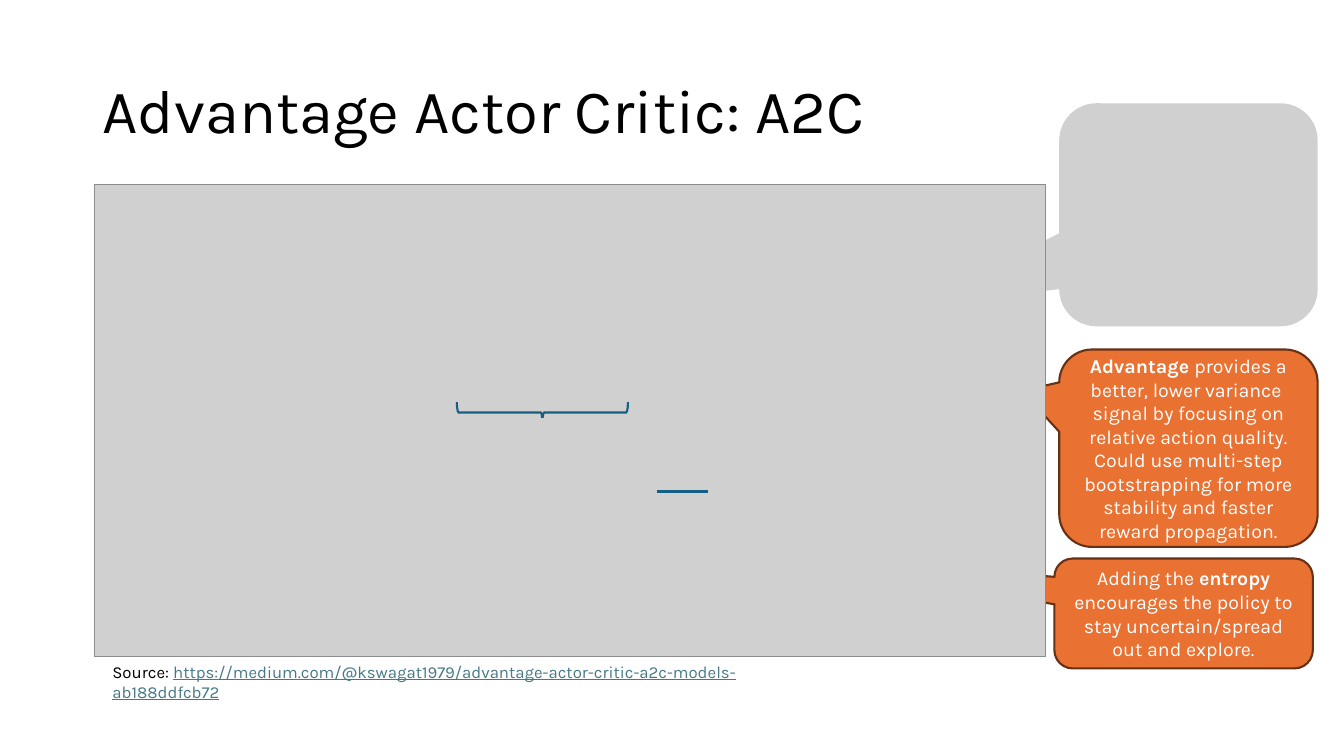
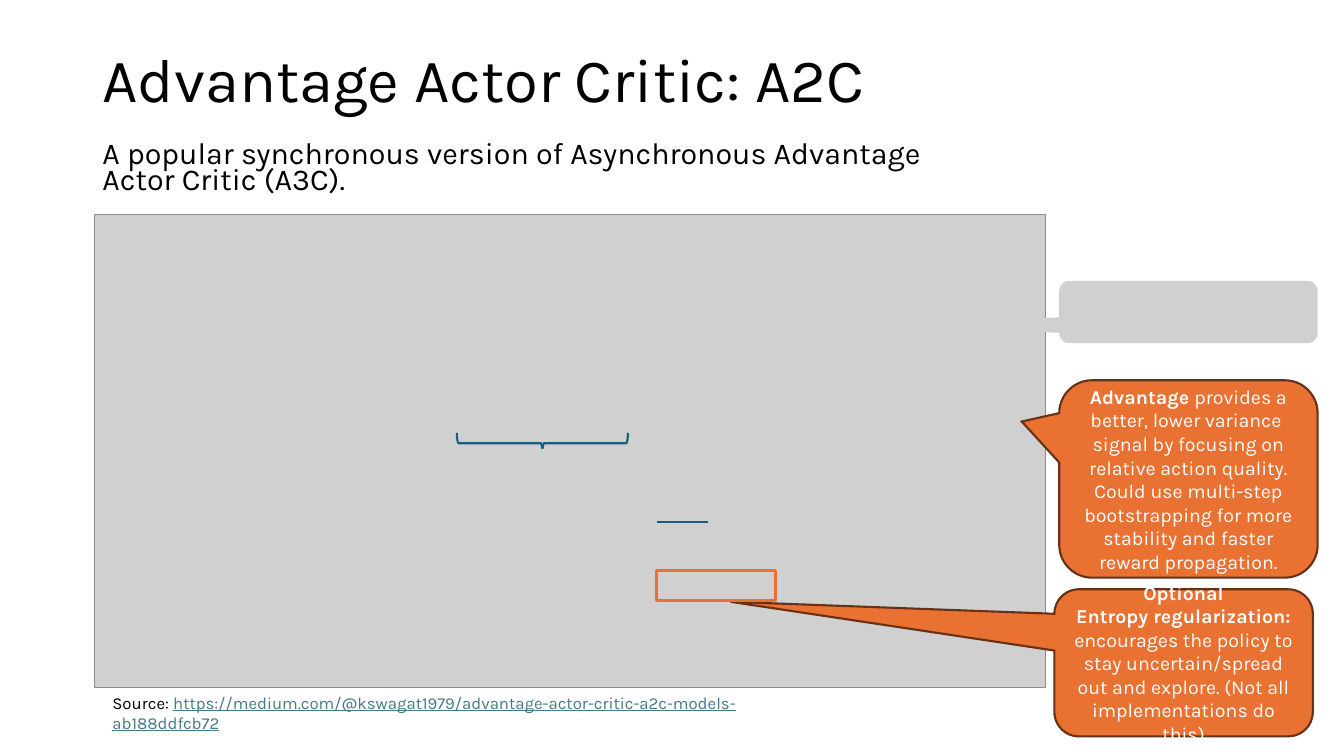
Before and after one commit to mhahsler/Introduction_to_Reinforcement_Learning, a slide deck: slide 28 of slides/Lecture_DRL.pptx (slide 26 before the commit). Drawn at 1344x756 pixels with LibreOffice and Linux fonts; fonts in the diff are those of the drawing; grey boxes stand for pictures. Boxes give left, top, right and bottom in pixels: in the first picture for what was removed or moved away, otherwise in the second. Text is boxed around its words. In the diff, an @@ line names an element or a change of style, - is before the commit and + after.

```diff
--- a/slides/Lecture_DRL.pptx
+++ b/slides/Lecture_DRL.pptx
@@ title "Advantage Actor Critic: A2C" moved from (x1=102, y1=90, x2=864, y2=148) to (x1=102, y1=59, x2=864, y2=117) @@
@@ picture removed at (x1=1060, y1=103, x2=1318, y2=326) @@
@@ text added at (x1=102, y1=143, x2=921, y2=193), 21.7 pt, text #000000 @@
+A popular synchronous version of Asynchronous Advantage Actor Critic (A3C).
@@ picture added at (x1=1060, y1=281, x2=1318, y2=344) @@
@@ 2 pictures, 1 rounded speech box, 1 text, 1 line, 1 right brace moved together from (x1=94, y1=185, x2=1318, y2=700) to (x1=94, y1=215, x2=1318, y2=731) @@
@@ rectangle added at (x1=656, y1=571, x2=775, y2=601), outline #E97132 2.25 pt @@
@@ rounded speech box "Optional" resized from (x1=1055, y1=559, x2=1313, y2=668) to (x1=1055, y1=590, x2=1313, y2=737) @@
@@ rounded speech box "Optional" at (x1=1055, y1=590, x2=1313, y2=737): proportions changed @@
@@ text in rounded speech box at (x1=1074, y1=582, x2=1292, y2=747): text changed @@
-Adding the entropy encourages the policy to stay uncertain/spread out and explore.
+Optional
+Entropy regularization: encourages the policy to stay uncertain/spread out and explore. (Not all implementations do this)
```
Also in this commit, not shown: 11 other slides changed, 6 slides added, 1 slide removed, 21 other files.
